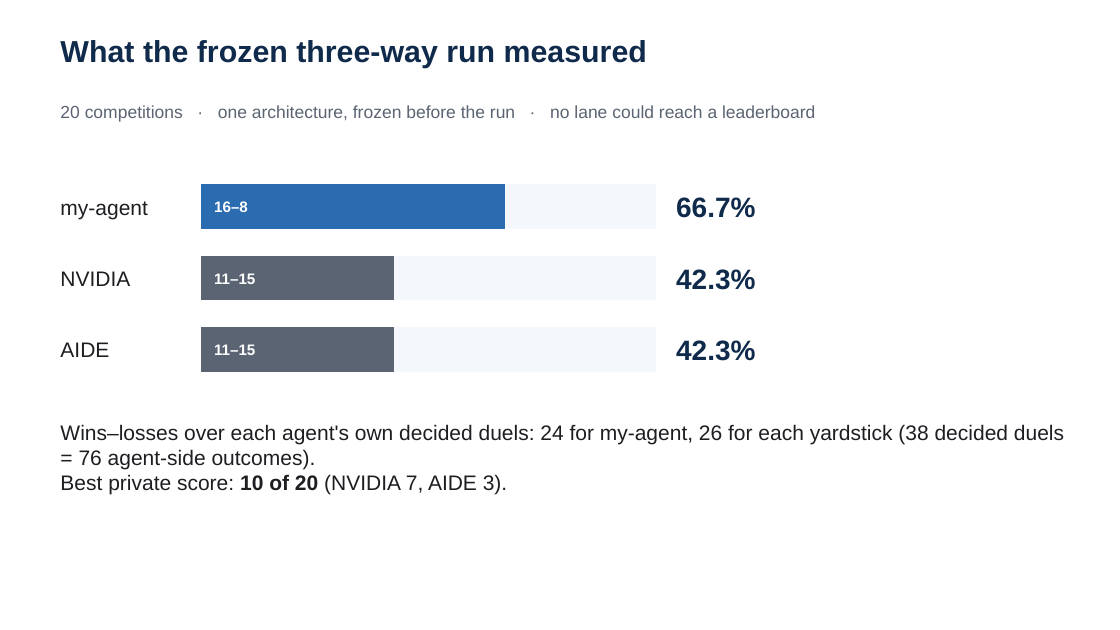
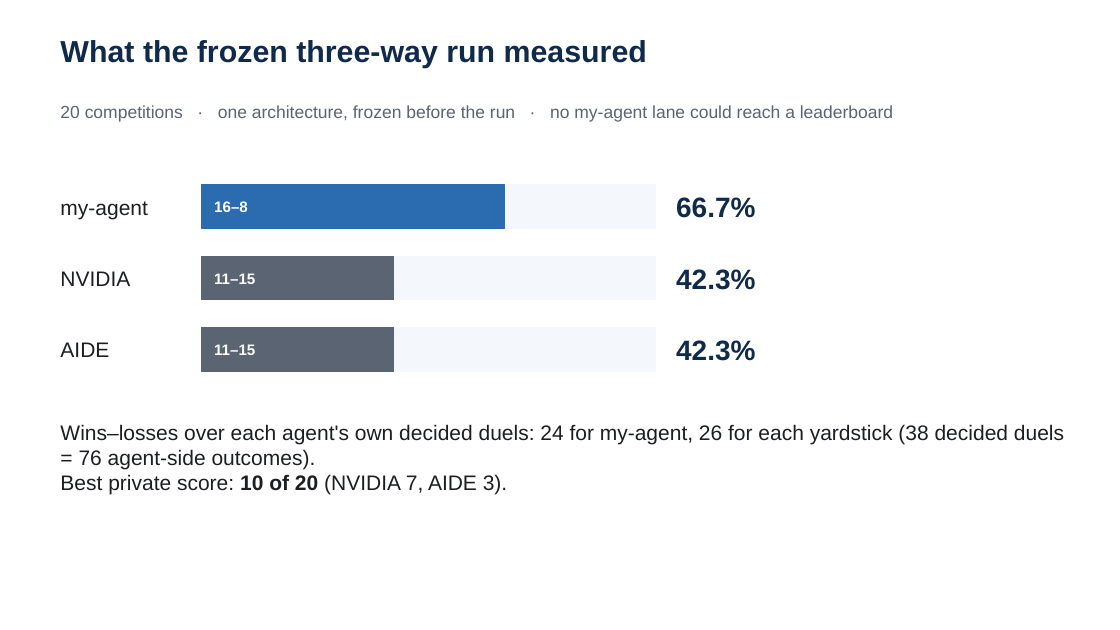
Before and after one commit to 930731haohao-afk/kaggle-agent, a slide deck: slide 4 of docs/presentation/slides_4min.pptx. Drawn at 1120x630 pixels with LibreOffice and Linux fonts; fonts in the diff are those of the drawing. Boxes give left, top, right and bottom in pixels: in the first picture for what was removed or moved away, otherwise in the second. Text is boxed around its words. In the diff, an @@ line names an element or a change of style, - is before the commit and + after.

```diff
--- a/docs/presentation/slides_4min.pptx
+++ b/docs/presentation/slides_4min.pptx
@@ text at <box>60,105,893,122</box>: text changed @@
-20 competitions · one architecture, frozen before the run · no lane could reach a leaderboard
+20 competitions · one architecture, frozen before the run · no my-agent lane could reach a leaderboard
```
Also in this commit, not shown: 2 other slides changed, 18 other files.
